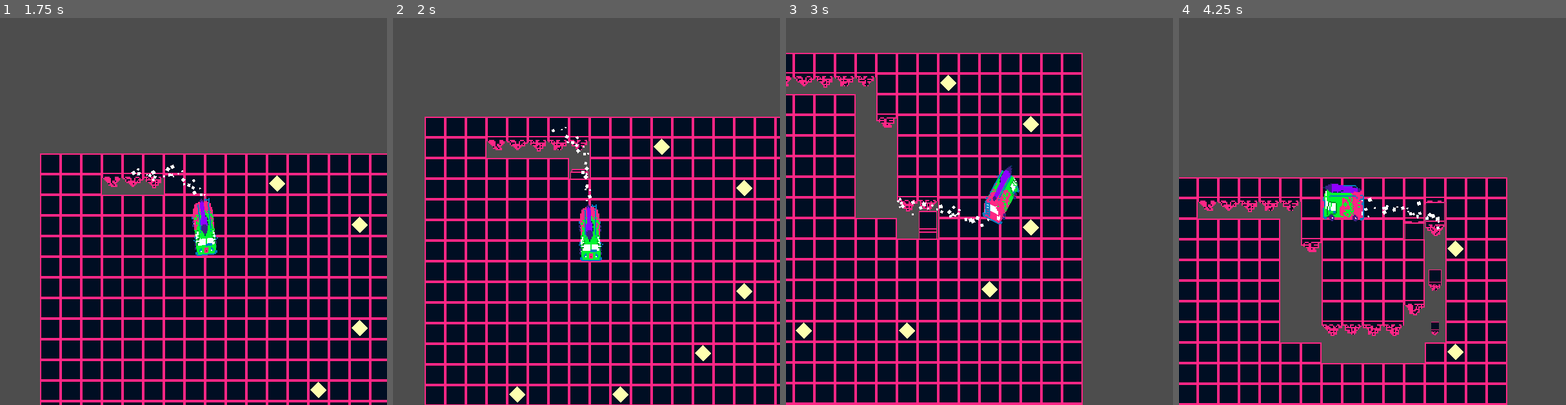
Above: before the commit, frames 1-4 (left to right).
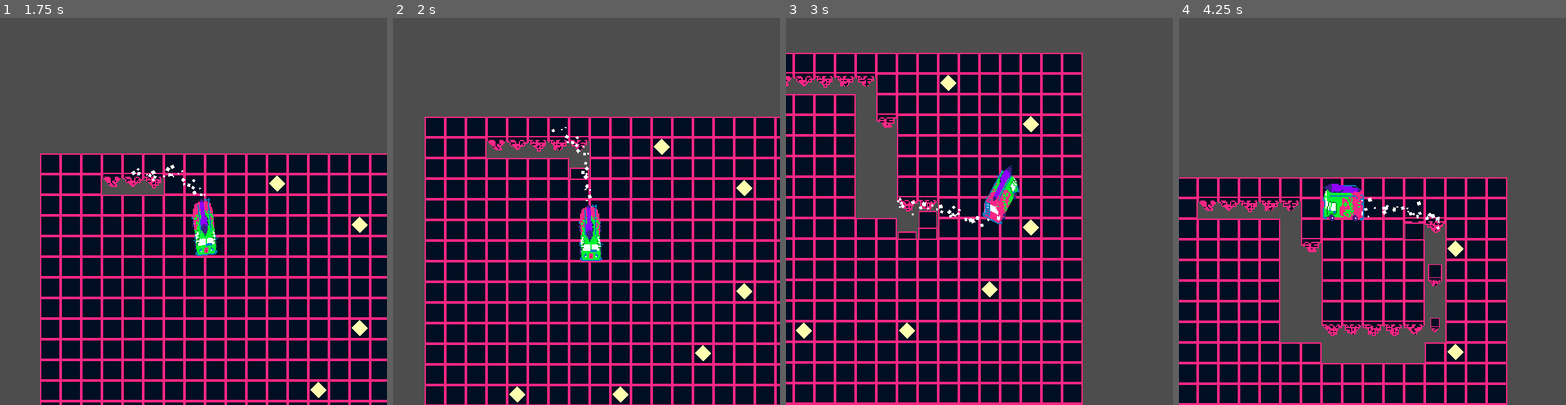
Above: after the commit, the same moments.

Repository: YhagoTomasini/kombi_into_your_heart
Game: Godot game, scene res://Scenes/cena_jogo.tscn
Same seed, same stepped clock (60 frames per second), same inputs: the game is played once before the commit and once after it.
Inputs:
- Up to frame 1 (1.75 s): tap Enter at 0.5 s; hold Right (ui_right) 0.53-1.28 s; hold Down (ui_down) from 1.28 s (still down)
- Up to frame 2 (2 s): keep holding Down (ui_down)
- Up to frame 3 (3 s): release Down (ui_down) at 2.03 s; hold Right (ui_right) 2.03-2.78 s; hold Up (ui_up) from 2.78 s (still down)
- Up to frame 4 (4.25 s): release Up (ui_up) at 3.53 s; hold Left (ui_left) from 3.53 s (still down)

Frame 1 is identical in both runs. In frame 2, less than 0.1% of the frame differs, in the area x 45-51%, y 38-42%; in frame 3, 0.1%; in frame 4, 0.7%, in the area x 58-69%, y 46-82%.

Commit message:
tamanho colisao kombi

Diff:
--- a/Scenes/kombi.tscn
+++ b/Scenes/kombi.tscn
@@ -15,7 +15,7 @@
 
 [sub_resource type="CapsuleShape2D" id="CapsuleShape2D_3vbe7"]
 radius = 3.0
-height = 8.0
+height = 6.0
 
 [node name="Kombi" type="CharacterBody2D"]
 visibility_layer = 4
